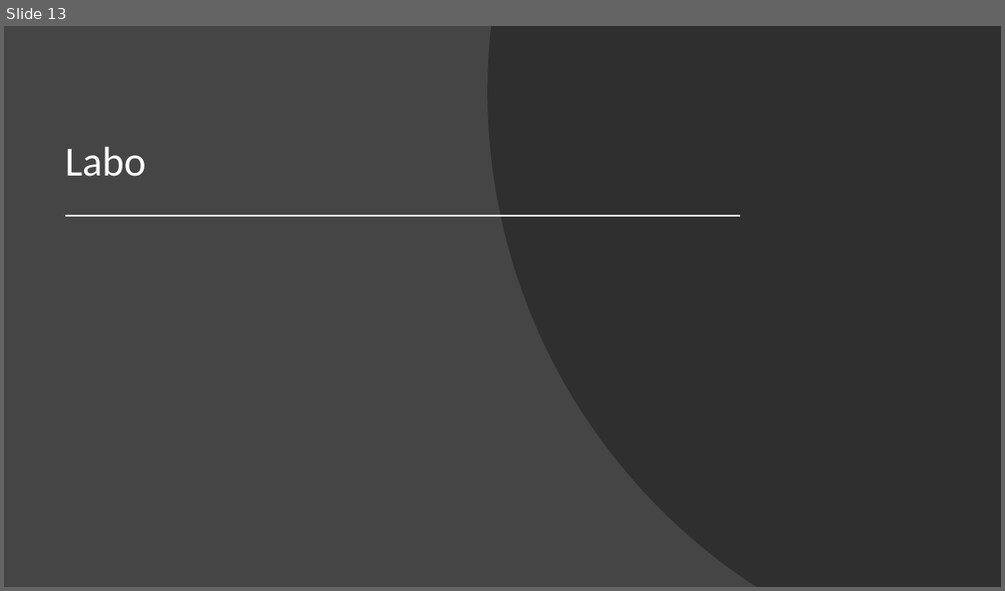
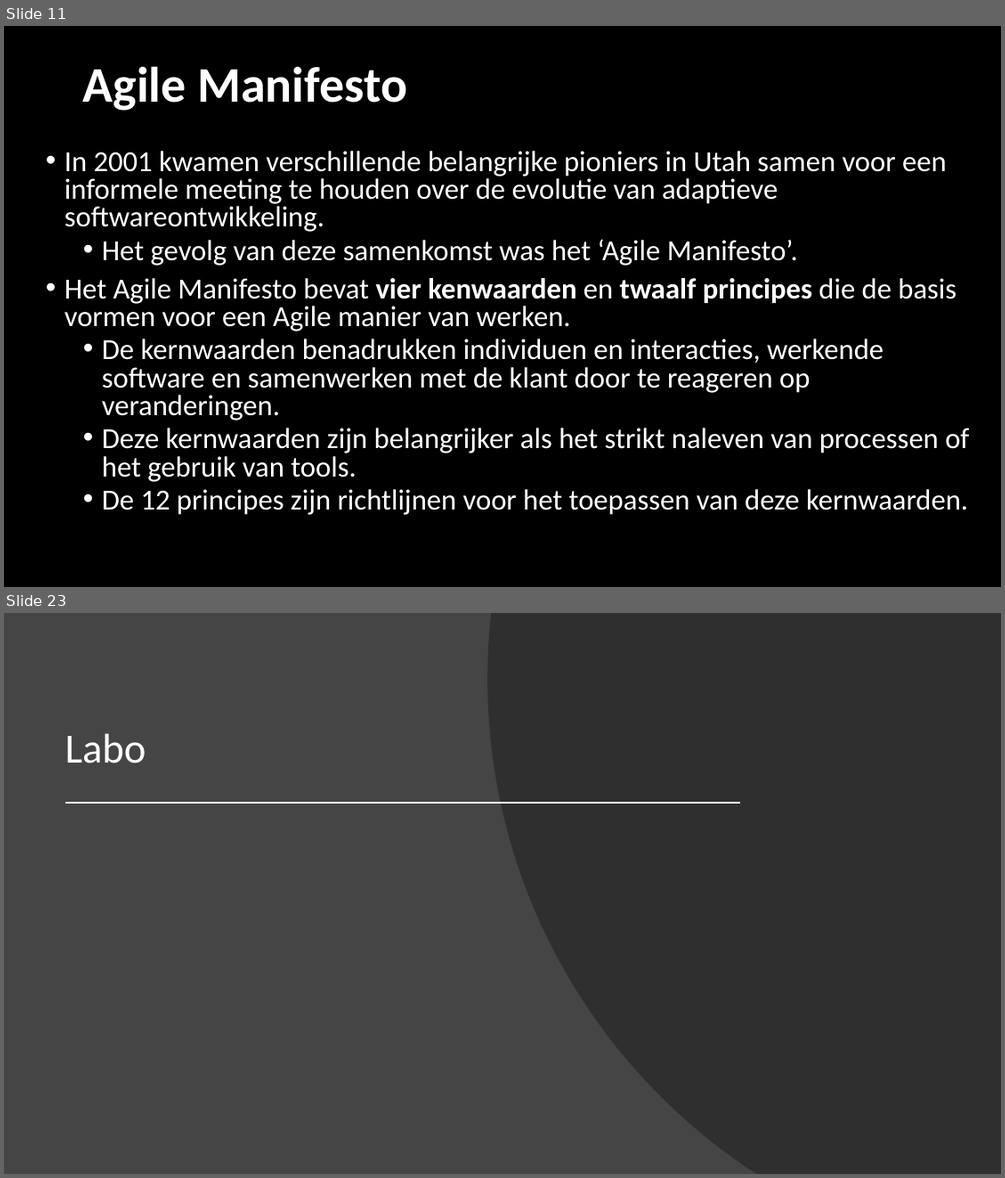
Before and after one commit to Fleximinded/BasicCSharp, a slide deck: Powerpoints/Projectmanagement.pptx. Shown one above the other, each under a label of ours: slide 13 before the commit, slides 11 and 23 after it; the slides between them are not shown. The pictures are 1005x591 and 1005x1178 pixels, drawn with LibreOffice and Linux fonts; fonts in the diff are those of the drawing; background and template pictures are left out; a plain dark background stands for a picture behind light text. Boxes give left, top, right and bottom in pixels: in the first picture for what was removed or moved away, otherwise in the second. Text is boxed around its words. In the diff, an @@ line names an element or a change of style, - is before the commit and + after.

```diff
--- a/Powerpoints/Projectmanagement.pptx
+++ b/Powerpoints/Projectmanagement.pptx
@@ slide 11 added at bbox=[4, 26, 1001, 587], background picture (left out) @@
@@ rectangle added at bbox=[4, 26, 1001, 587], fill #000000 @@
@@ title added at bbox=[83, 66, 407, 111], 48 pt, text #FFFFFF, bold @@
+Agile Manifesto
@@ text added at bbox=[65, 151, 969, 515], 28 pt, text #FFFFFF @@
+• In 2001 kwamen verschillende belangrijke pioniers in Utah samen voor een informele meeting te houden over de evolutie van adaptieve softwareontwikkeling.
+  • Het gevolg van deze samenkomst was het ‘Agile Manifesto’.
+• Het Agile Manifesto bevat vier kenwaarden en twaalf principes die de basis vormen voor een Agile manier van werken.
+  • De kernwaarden benadrukken individuen en interacties, werkende software en samenwerken met de klant door te reageren op veranderingen.
+  • Deze kernwaarden zijn belangrijker als het strikt naleven van processen of het gebruik van tools.
+  • De 12 principes zijn richtlijnen voor het toepassen van deze kernwaarden.
@@ what was slide 13 is now slide 23 @@
```
Also in this commit, not shown: 11 other slides added, 2 slides removed, 10 other files.
